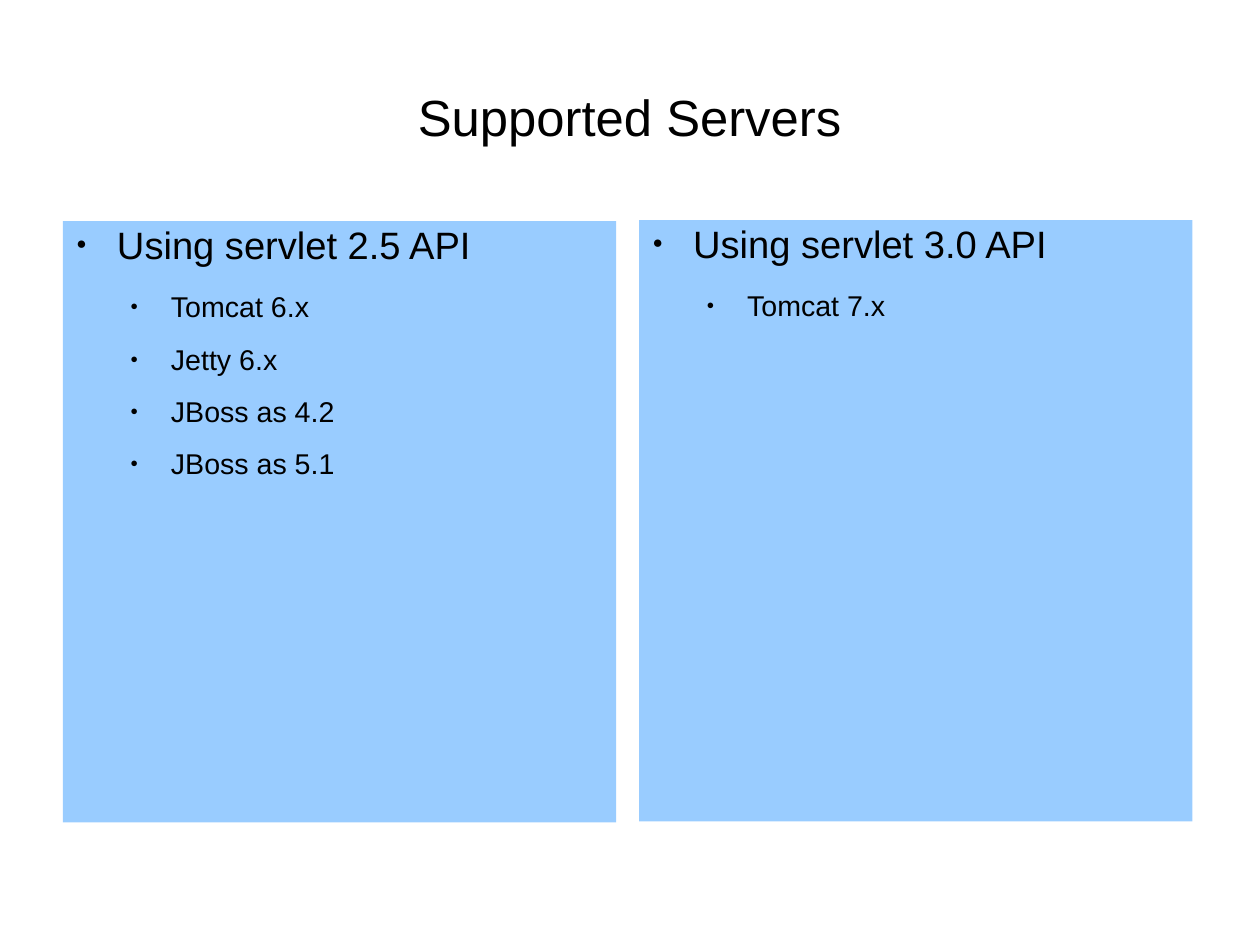
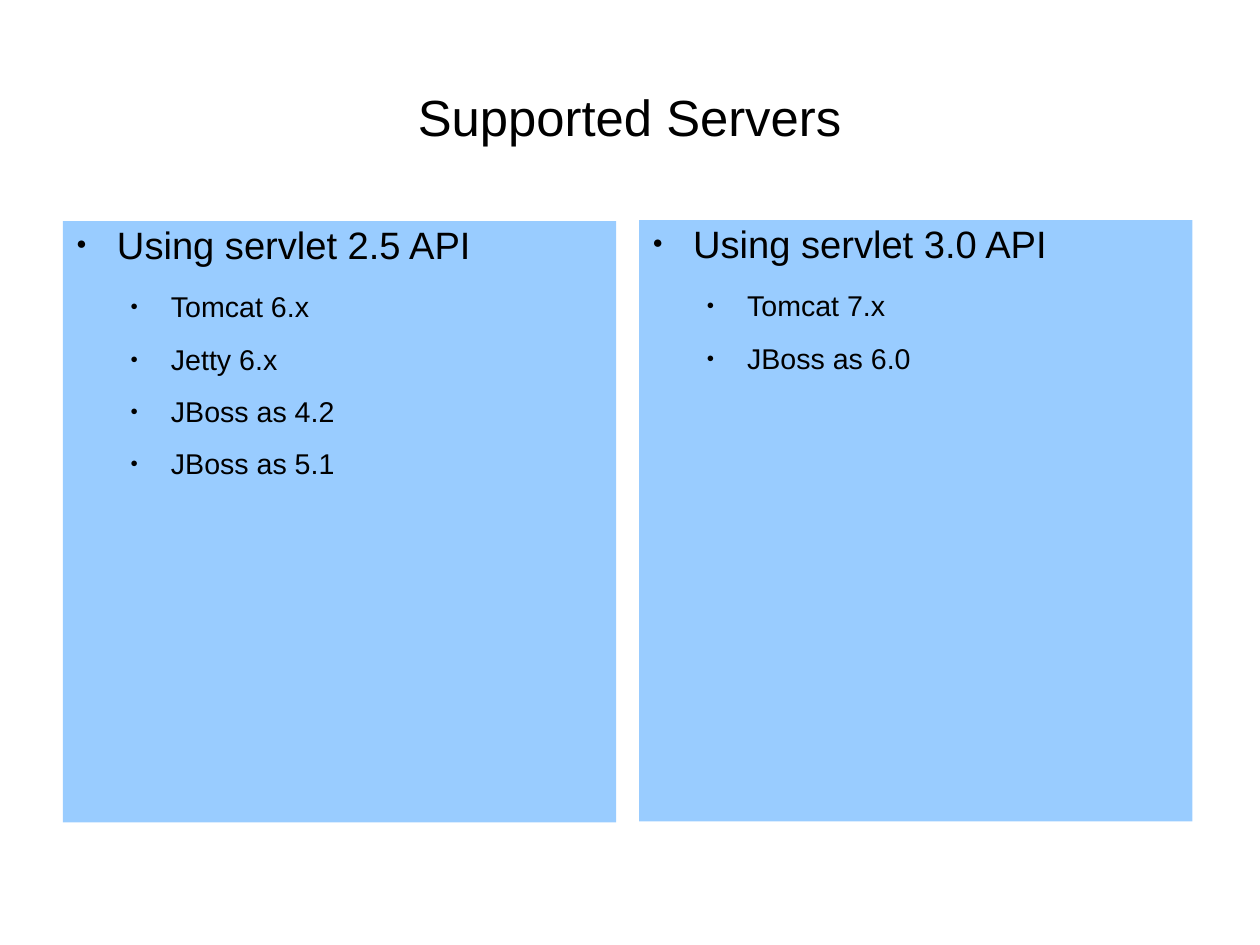
Before and after one commit to gatein/gatein-wci, a slide deck: slide 3 of wci/src/main/doc/wci-authentication.odp. Drawn at 1260x945 pixels with LibreOffice and Linux fonts; fonts in the diff are those of the drawing. Boxes give left, top, right and bottom in pixels: in the first picture for what was removed or moved away, otherwise in the second. Text is boxed around its words. In the diff, an @@ line names an element or a change of style, - is before the commit and + after.

```diff
--- a/wci/src/main/doc/wci-authentication.odp
+++ b/wci/src/main/doc/wci-authentication.odp
@@ text at [747,349,911,370]: paragraph added @@
+  ● JBoss as 6.0
```
Also in this commit, not shown: 6 other slides changed, 20 other files.
